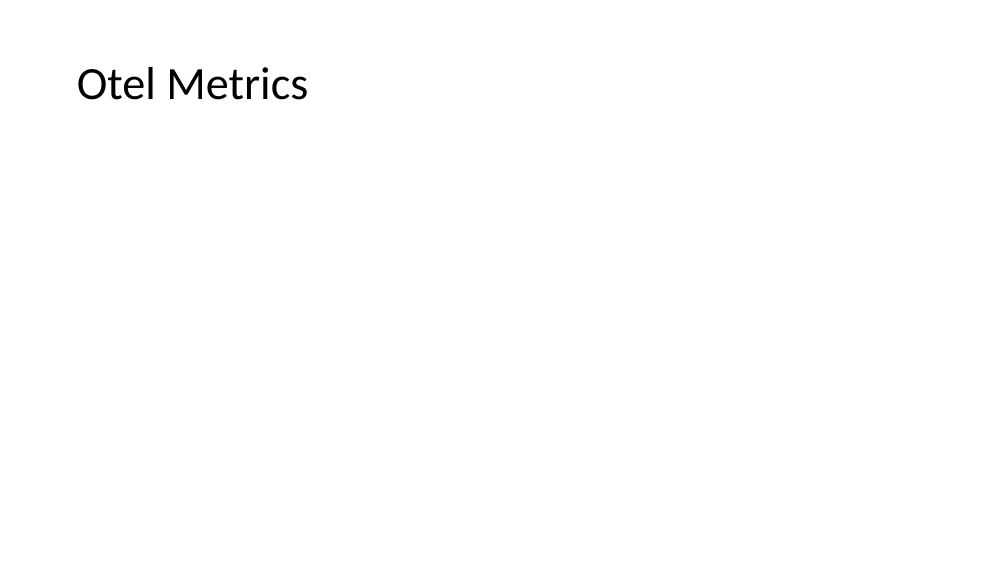
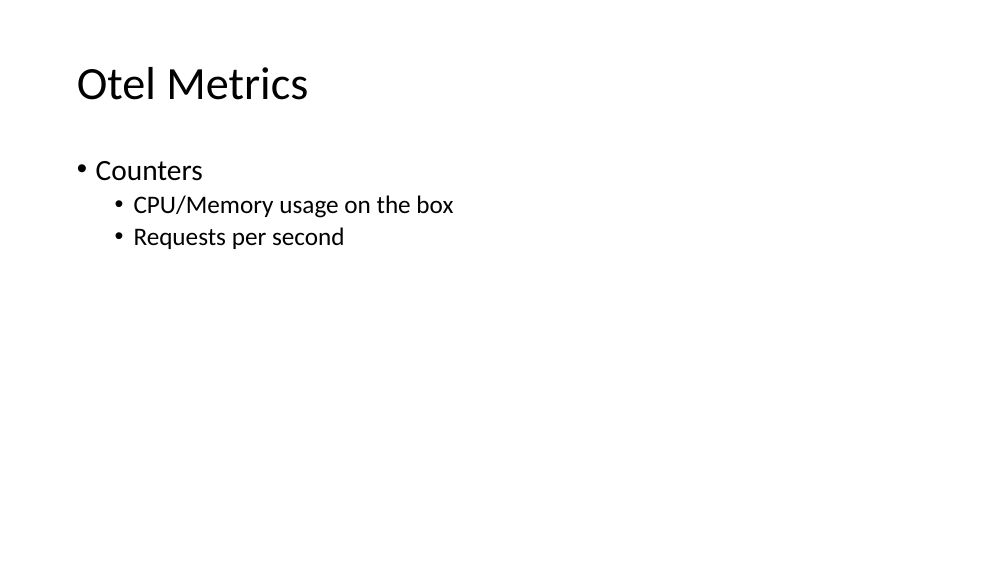
Before and after one commit to ProgrammerAL/Presentations-2023, a slide deck: slide 8 of 2023-03 - Orlando Code Camp - OpenTelemetry/Presentation.pptx. Drawn at 1008x567 pixels with LibreOffice and Linux fonts; fonts in the diff are those of the drawing. Boxes give left, top, right and bottom in pixels: in the first picture for what was removed or moved away, otherwise in the second. Text is boxed around its words. In the diff, an @@ line names an element or a change of style, - is before the commit and + after.

Commit message:
Worked on the OTel presentation more

```diff
--- a/2023-03 - Orlando Code Camp - OpenTelemetry/Presentation.pptx
+++ b/2023-03 - Orlando Code Camp - OpenTelemetry/Presentation.pptx
@@ text added at box(96, 161, 453, 249), 24 pt, text #000000 @@
+• Counters
+  • CPU/Memory usage on the box
+  • Requests per second
```
Also in this commit, not shown: 1 other slide changed, 4 slides added.
